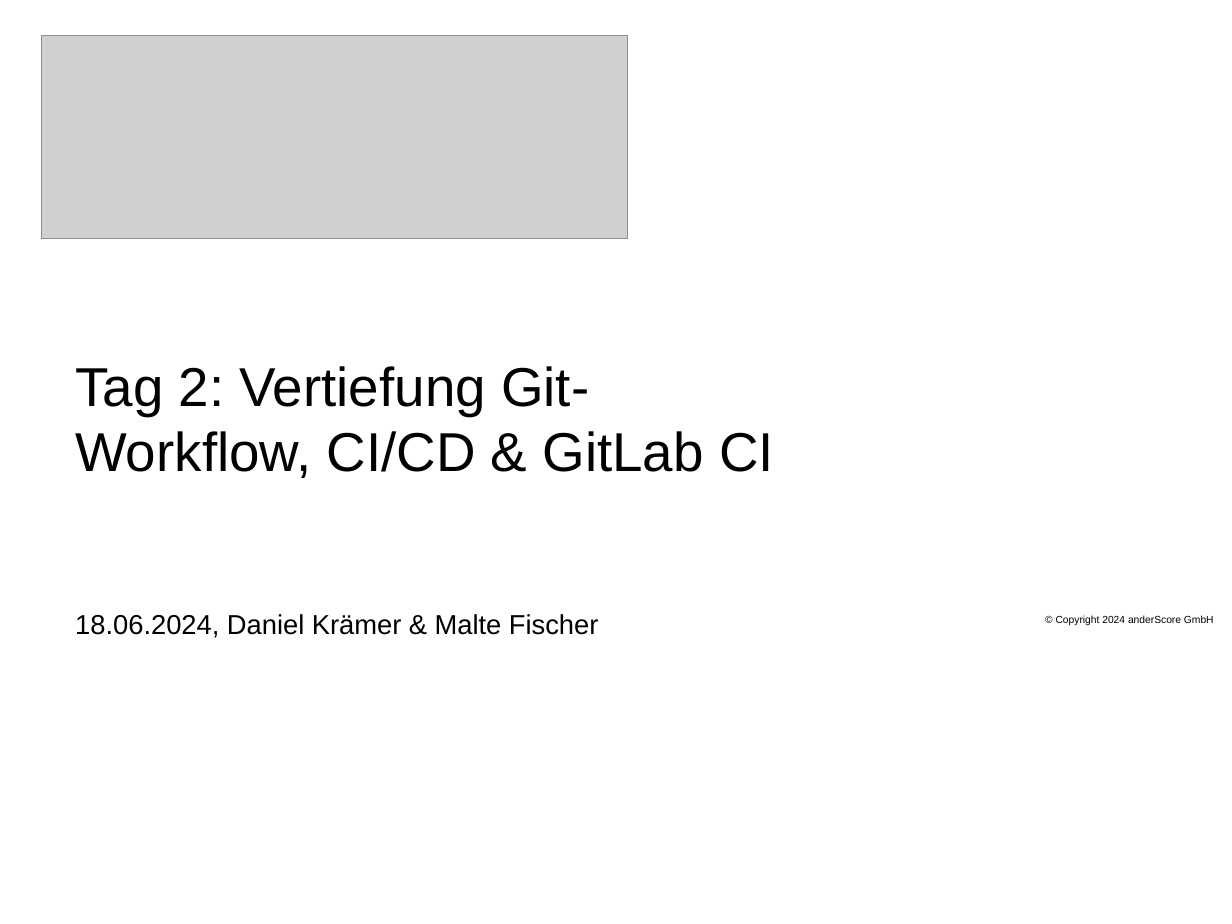
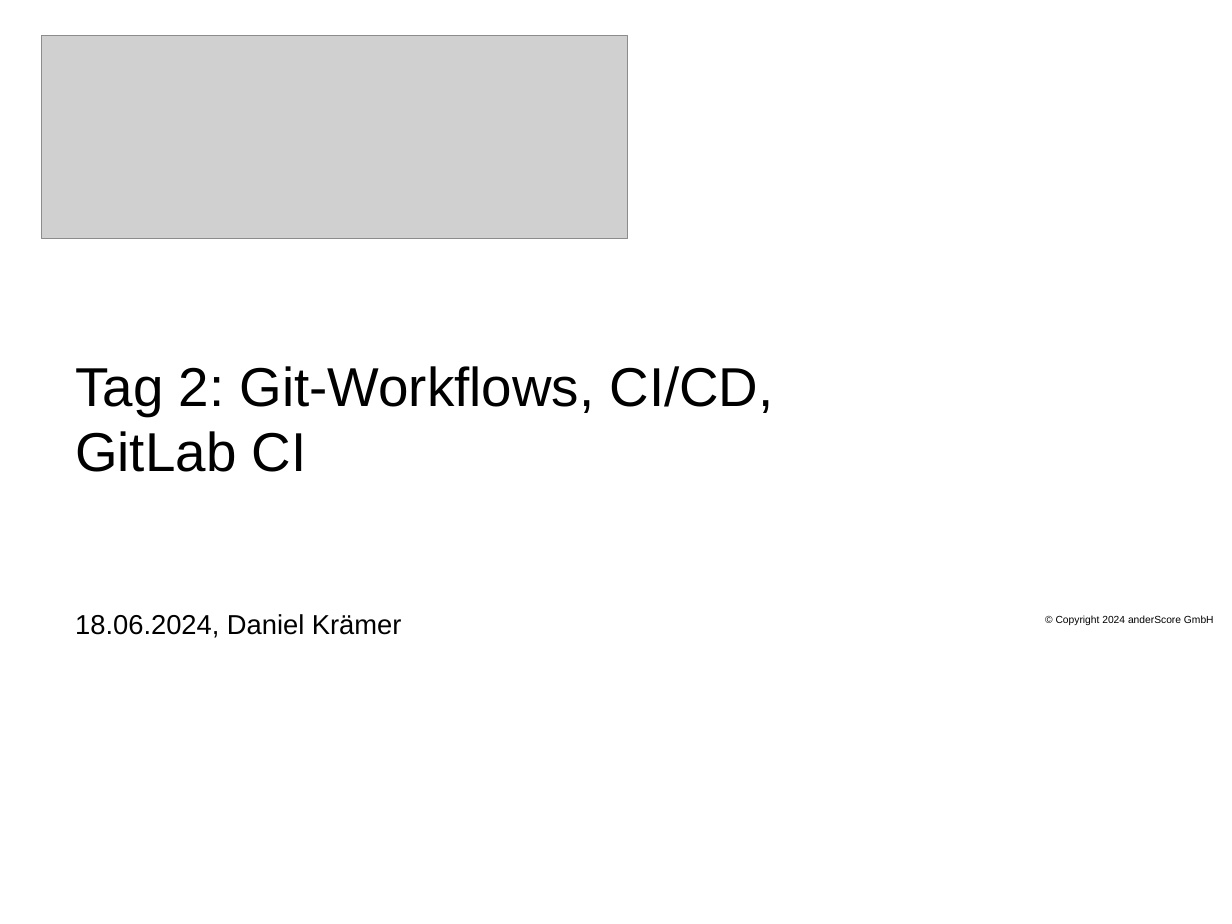
Before and after one commit to anderscore-gmbh/gitlab, a slide deck: slide 1 of slides/Tag-2_4-CI_CD.pptx. Drawn at 1232x924 pixels with LibreOffice and Linux fonts; fonts in the diff are those of the drawing; grey boxes stand for pictures; background and template pictures are left out. Boxes give left, top, right and bottom in pixels: in the first picture for what was removed or moved away, otherwise in the second. Text is boxed around its words. In the diff, an @@ line names an element or a change of style, - is before the commit and + after.

```diff
--- a/slides/Tag-2_4-CI_CD.pptx
+++ b/slides/Tag-2_4-CI_CD.pptx
@@ title at bbox=[75, 366, 773, 472]: text changed @@
-Tag 2: Vertiefung Git-Workflow, CI/CD & GitLab CI
+Tag 2: Git-Workflows, CI/CD, GitLab CI
@@ subtitle at bbox=[75, 614, 401, 638]: text changed @@
-18.06.2024, Daniel Krämer & Malte Fischer
+18.06.2024, Daniel Krämer
```
Also in this commit, not shown: 32 other slides changed, 1 slide added, 18 other files.
